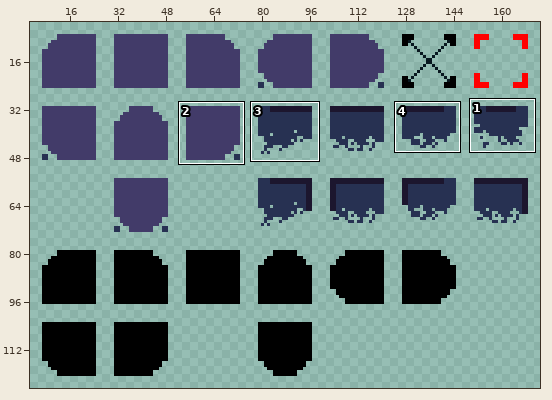
Pixel-art file, stored at files/tiles/main.aseprite. Above: a wide view before the commit, with the close-up outlined.
Close-up. Before the commit:
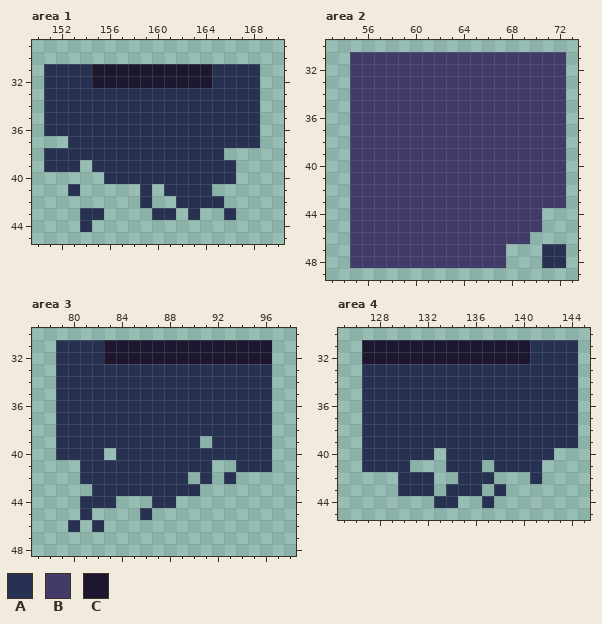
256x256 pixels, 1 frame. Shown: area 1: x 150..170, y 29..45; area 2: x 53..73, y 30..49; area 3: x 77..98, y 30..48; area 4: x 125..145, y 30..45. The wide view leaves out empty margins. The commit also changed other parts of the picture, which this record leaves out.
Palette (. is transparent): A #273152  B #423b69  C #1c162e
Once edited:
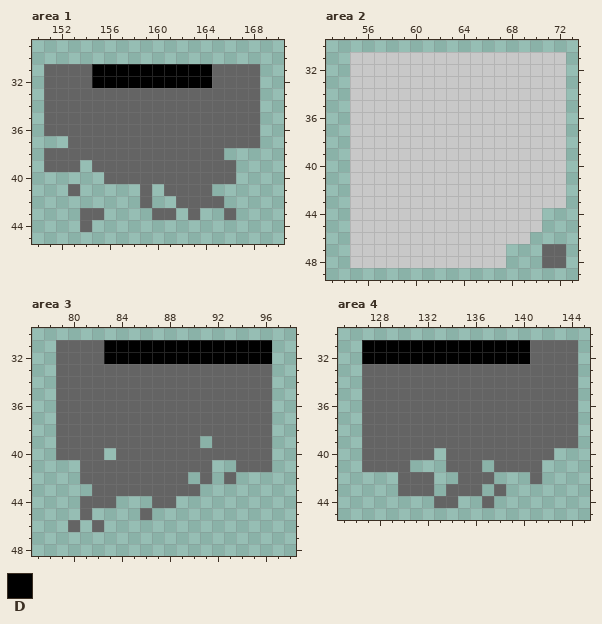
Colours new in this view: D #000000
Difference:
Colour A changes from #273152 to #646464.
Colour B changes from #423b69 to #c8c8c8.
Area 1:
Colour D replaces colour C in rows 31 to 32 at x 155 to 164.
Area 3:
Colour D replaces colour C in rows 31 to 32 at x 83 to 96.
Area 4:
Colour D replaces colour C in rows 31 to 32 at x 127 to 140.
